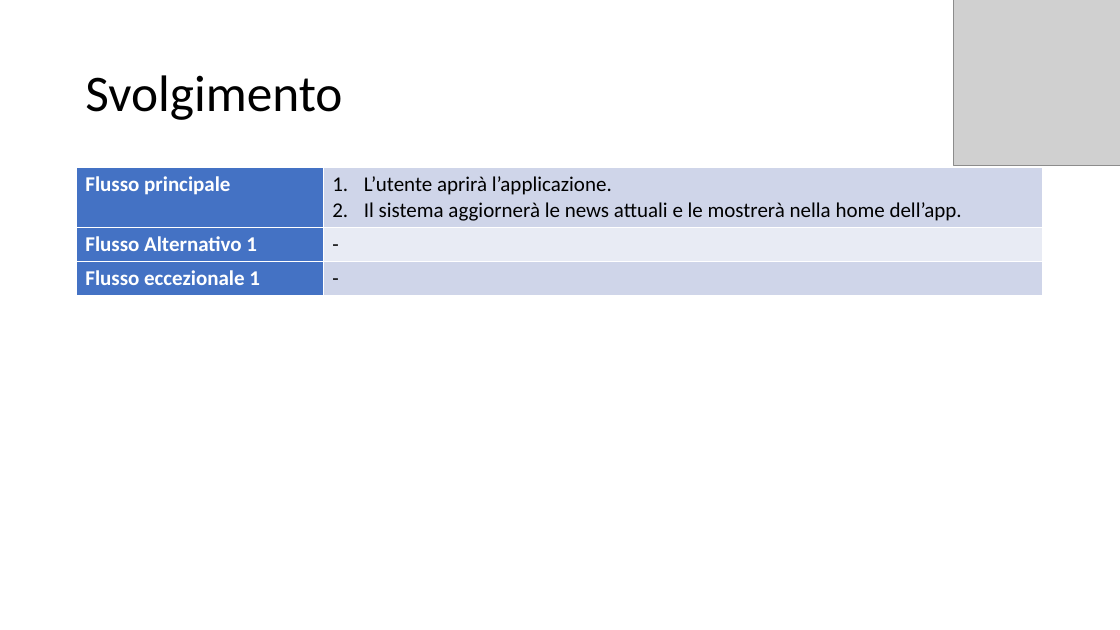
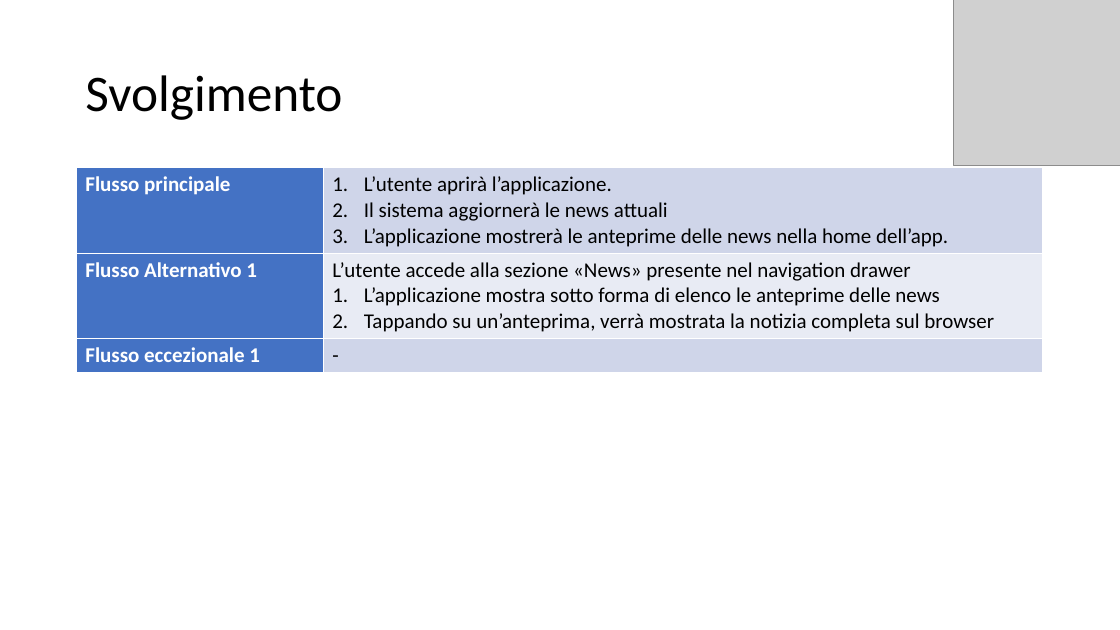
Before and after one commit to itsar19-20/gas, a slide deck: slide 4 of docs/analisi/Template use case/Template News.pptx. Drawn at 1120x630 pixels with LibreOffice and Linux fonts; fonts in the diff are those of the drawing; grey boxes stand for pictures. Boxes give left, top, right and bottom in pixels: in the first picture for what was removed or moved away, otherwise in the second. Text is boxed around its words. In the diff, an @@ line names an element or a change of style, - is before the commit and + after.

Commit message:
Scrittura di Template use case/Template News.pptx

```diff
--- a/docs/analisi/Template use case/Template News.pptx
+++ b/docs/analisi/Template use case/Template News.pptx
@@ table at (77, 168, 1044, 371) @@
-row 1, column 2: L’utente aprirà l’applicazione. / Il sistema aggiornerà le news attuali e le mostrerà nella home dell’app.
+row 1, column 2: L’utente aprirà l’applicazione. / Il sistema aggiornerà le news attuali / L’applicazione mostrerà le anteprime delle news nella home dell’app.
-row 2, column 2: -
+row 2, column 2: L’utente accede alla sezione «News» presente nel navigation drawer / L’applicazione mostra sotto forma di elenco le anteprime delle news / Tappando su un’anteprima, verrà mostrata la notizia completa sul browser
```
